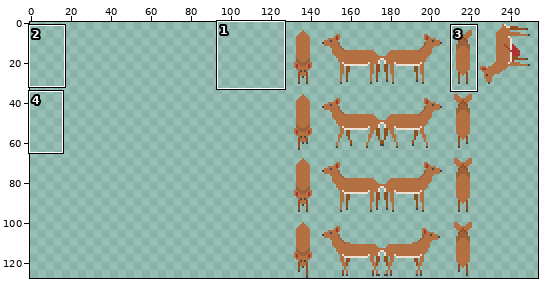
A pixel-art file gets an edit: sprites/animals/deer.aseprite. Above: a wide view before the commit, with the close-up outlined.
Close-up. As it was:
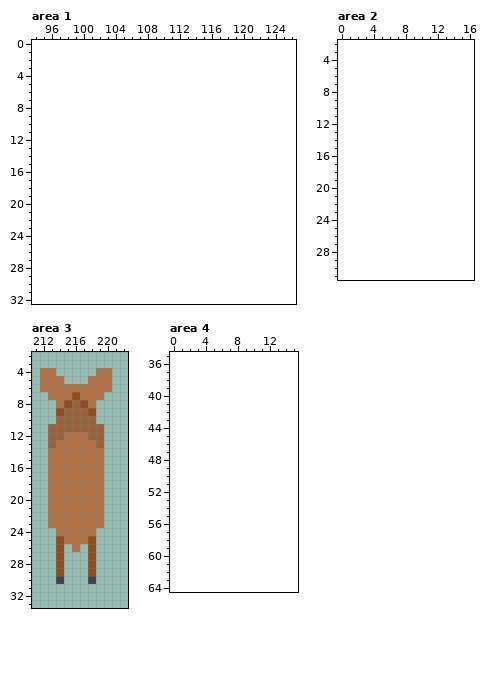
128x128 pixels, 1 frame. Shown: area 1: x 94..126, y 0..32; area 2: x 0..16, y 2..31; area 3: x 211..222, y 2..33; area 4: x 0..15, y 35..64. The old version is drawn lined up with the new one, on the new canvas. The wide view leaves out empty margins. The commit also changed other parts of the picture, which this record leaves out.
And afterwards:
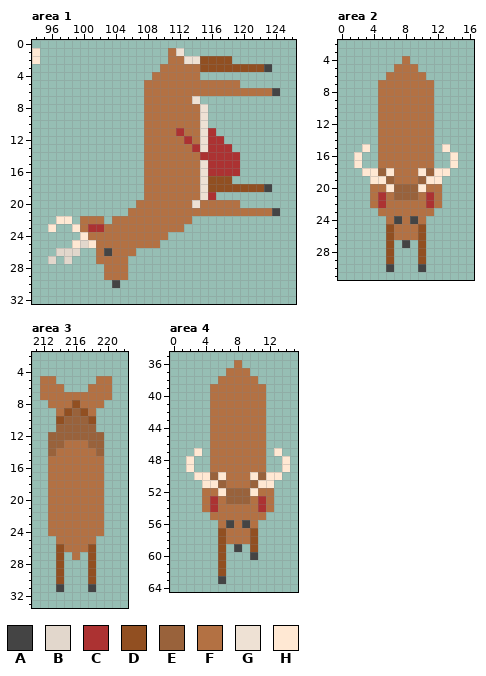
Palette (. is transparent): A #444444  B #e2d7cc  C #ac3232  D #914f21  E #99623b  F #b37143  G #eee1d4  H #ffe8d3
Difference:
canvas 128x128 -> 256x128, the old top-left corner now at 128,0
Area 1:
y 1: x 94 . -> H; x 111..112 .. -> FG
y 2: x 94 . -> H; x 111..118 ........ -> FFGGDDDD
y 3: x 110..123 .............. -> FFFFFDDDDDDDDA
y 4: x 109..114 ...... -> FFFFFF
y 5: x 108..119 ............ -> FFFFFFFFFFFF
y 6: x 108..124 ................. -> FFFFFFFFFFFFFFFFA
y 7: x 108..114 ....... -> FFFFFFG
y 8..10: x 108..115 ........ -> FFFFFFFG
y 11: x 108..116 ......... -> FFFFCFFGC
y 12: x 108..117 .......... -> FFFFFCFGCC
y 13: x 108..118 ........... -> FFFFFFCGCCC
y 14: x 108..119 ............ -> FFFFFFFCCCCC
y 15..16: x 108..119 ............ -> FFFFFFFGCCCC
y 17: x 108..118 ........... -> FFFFFFFGDDD
y 18: x 108..123 ................ -> FFFFFFFGDDDDDDDA
y 19: x 108..116 ......... -> FFFFFFFGC
y 20: x 107..119 ............. -> FFFFFFFGFFFFF
y 21: x 106..124 ................... -> FFFFFFFFFFFFFFFFFFA
y 22: x 97..98 .. -> HH; x 100..102 ... -> FFF; x 104..113 .......... -> FFFFFFFFFF
y 23: x 96 . -> H; x 99..112 .............. -> HFCCFFFFFFFFFF
y 24: x 100..110 ........... -> HFFFFFFFFFF
y 25: x 99..109 ........... -> HBHFFFFFFFF
y 26: x 97..99 ... -> BBB; x 102..106 ..... -> FAFFF
y 27: x 96 . -> B; x 98 . -> B; x 102..105 .... -> FFFF
y 28..29: x 103..105 ... -> FFF
y 30: x 104 . -> A
Area 2:
y 4: x 8 . -> F
y 5: x 7..9 ... -> FFF
y 6: x 6..10 ..... -> FFFFF
y 7..14: x 5..11 ....... -> FFFFFFF
y 15: x 3 . -> H; x 5..11 ....... -> FFFFFFF; x 13 . -> H
y 16..17: x 2 . -> H; x 5..11 ....... -> FFFFFFF; x 14 . -> H
y 18: x 3..13 ........... -> HHEHFFFHEHH
y 19: x 4..12 ......... -> HHEFFFEHH
y 20: x 4..12 ......... -> FFHEEEHFF
y 21: x 4..12 ......... -> FCFEEEFCF
y 22: x 4..12 ......... -> FCFFFFFCF
y 23: x 5..11 ....... -> FFFFFFF
y 24: x 6..10 ..... -> FAFAF
y 25..26: x 6..10 ..... -> DFFFD
y 27: x 6 . -> D; x 8 . -> A; x 10 . -> D
y 28..29: x 6 . -> D; x 10 . -> D
y 30: x 6 . -> A; x 10 . -> A
Area 3:
y 4: x 212..213 FF -> ..; x 219..220 FF -> ..
y 5: x 214 F -> .; x 218 F -> .
y 6: x 215..217 FFF -> ...
y 7: x 212 . -> F; x 216 D -> F; x 220 . -> F
y 8: x 213 . -> F; x 215..217 DED -> FDF; x 219 . -> F
y 9: x 214..215 DE -> FD; x 217..218 ED -> DF
y 10: x 214 E -> D; x 218 E -> D
y 11: x 213 E -> .; x 219 E -> .
y 12: x 215..217 FFF -> EEE
y 13: x 214 F -> E; x 218 F -> E
y 14: x 213 F -> E; x 219 F -> E
y 24: x 213 . -> F; x 219 . -> F
y 25: x 214 D -> F; x 218 D -> F
y 26: x 215 . -> F; x 217 . -> F
y 27: x 216 . -> F
y 30: x 214 A -> D; x 218 A -> D
y 31: x 214 . -> A; x 218 . -> A
Area 4:
y 36: x 8 . -> F
y 37: x 7..9 ... -> FFF
y 38: x 6..10 ..... -> FFFFF
y 39..46: x 5..11 ....... -> FFFFFFF
y 47: x 3 . -> H; x 5..11 ....... -> FFFFFFF; x 13 . -> H
y 48..49: x 2 . -> H; x 5..11 ....... -> FFFFFFF; x 14 . -> H
y 50: x 3..13 ........... -> HHEHFFFHEHH
y 51: x 4..12 ......... -> HHEFFFEHH
y 52: x 4..12 ......... -> FFHEEEHFF
y 53: x 4..12 ......... -> FCFEEEFCF
y 54: x 4..12 ......... -> FCFFFFFCF
y 55: x 5..11 ....... -> FFFFFFF
y 56: x 6..10 ..... -> FAFAF
y 57..58: x 6..10 ..... -> DFFFD
y 59: x 6 . -> D; x 8 . -> A; x 10 . -> D
y 60: x 6 . -> D; x 10 . -> A
y 61..62: x 6 . -> D
y 63: x 6 . -> A
Boxes around the changes in both close-ups, in picture pixels (x1, y1, x2, y2):
added: (32, 48, 40, 64)
added: (48, 48, 280, 288)
added: (354, 56, 458, 272)
changed: (40, 368, 112, 456)
changed: (48, 528, 104, 592)
added: (186, 360, 290, 584)
